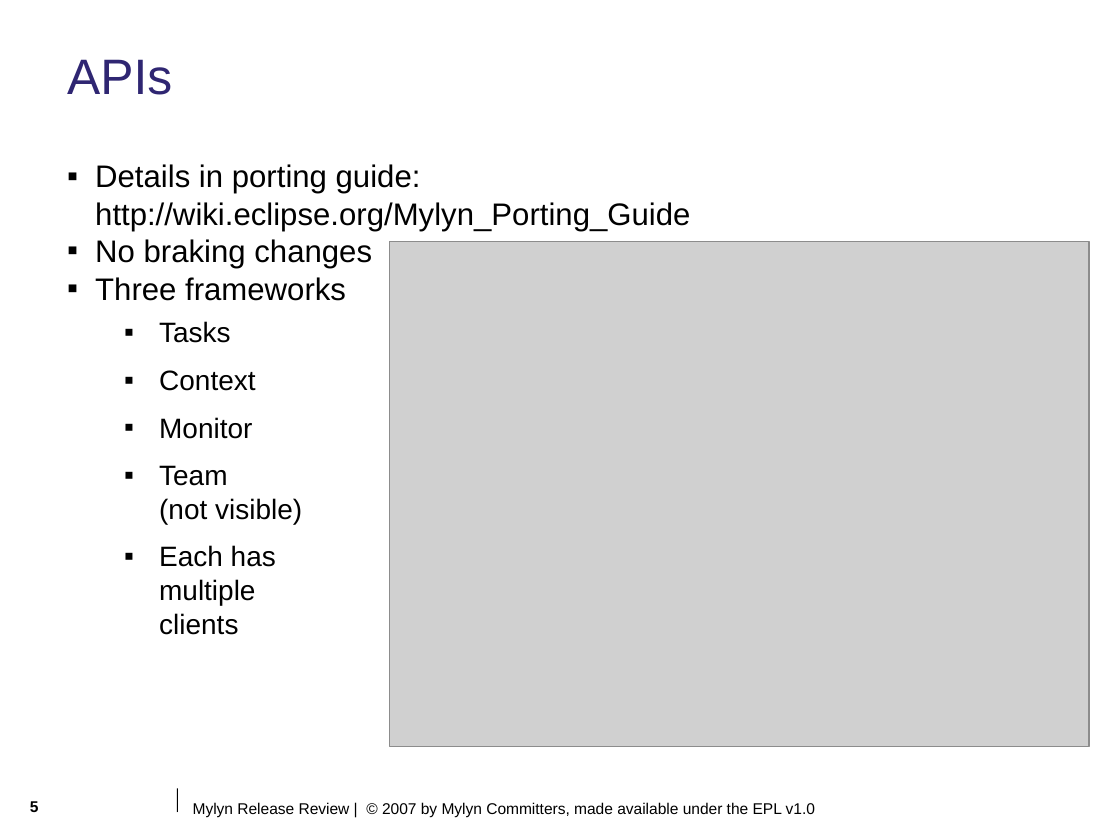
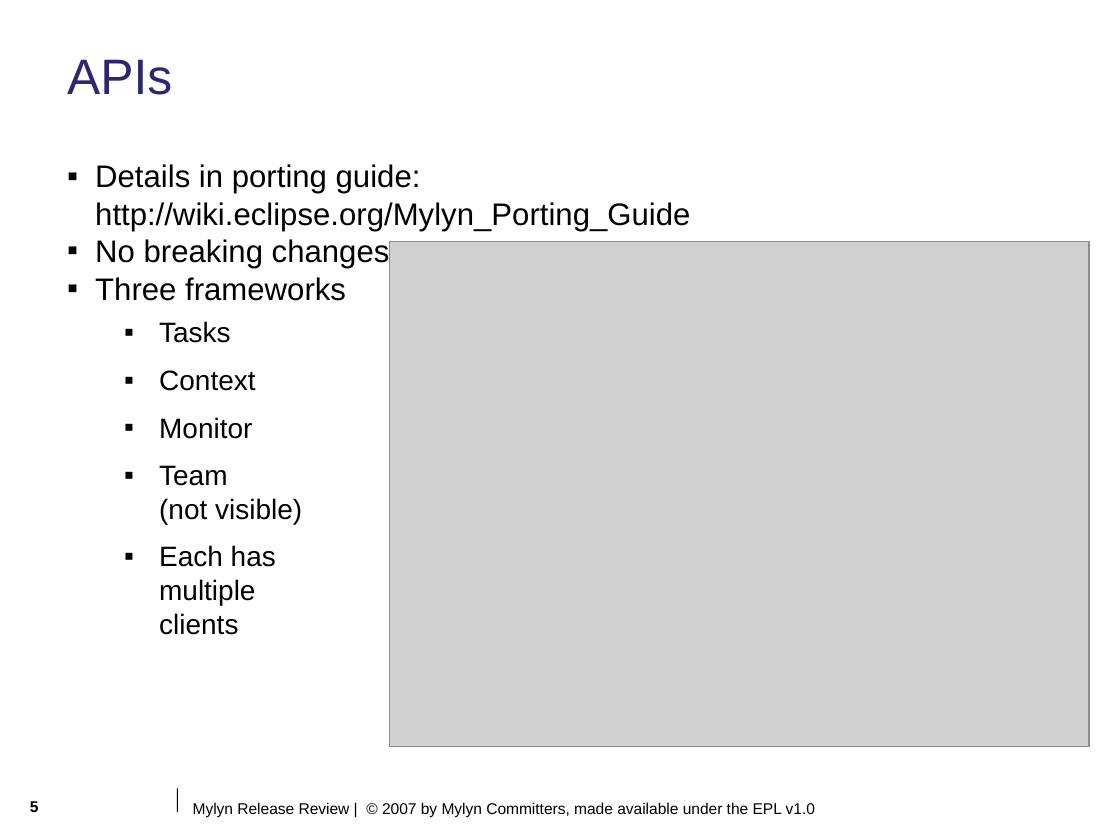
Before and after one commit to eclipse-mylyn/mylyn-website, a slide deck: slide 5 of publications/2007-10-mylyn-2.1-release-review.ppt. Drawn at 1120x840 pixels with LibreOffice and Linux fonts; fonts in the diff are those of the drawing; grey boxes stand for pictures; background and template pictures are left out. Boxes give left, top, right and bottom in pixels: in the first picture for what was removed or moved away, otherwise in the second. Text is boxed around its words. In the diff, an @@ line names an element or a change of style, - is before the commit and + after.

Commit message:
RESOLVED - bug 206699: create Mylyn 2.x release/move review slides (due Oct. 31) https://bugs.eclipse.org/bugs/show_bug.cgi?id=206699

```diff
--- a/publications/2007-10-mylyn-2.1-release-review.ppt
+++ b/publications/2007-10-mylyn-2.1-release-review.ppt
@@ text at [95, 239, 390, 268]: text changed @@
-▪ No braking changes
+▪ No breaking changes
```
